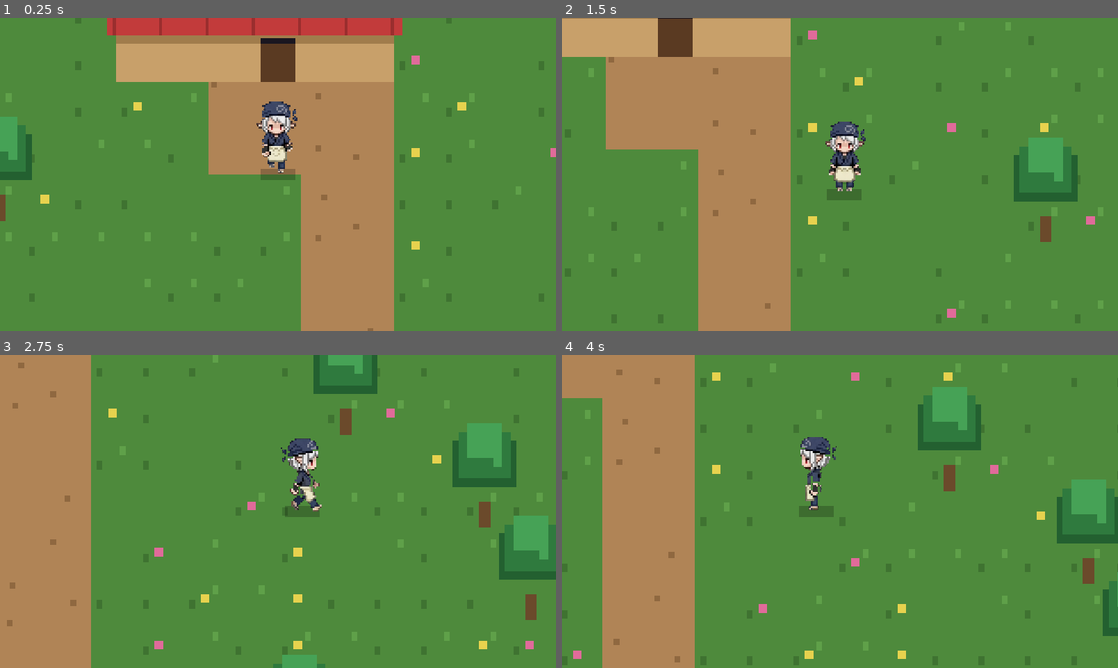
Above: before the commit, frames 1-4 (two rows, left to right).
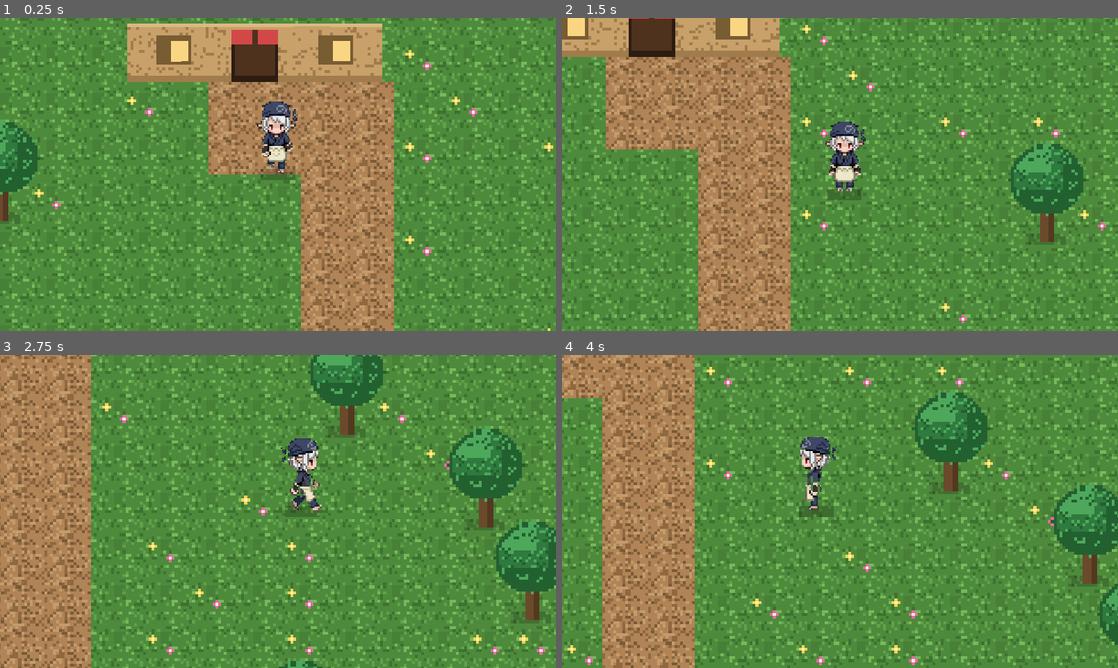
Above: after the commit, the same moments.

Repository: meloalright/ramen-ya
Game: Godot game, scene res://scenes/World.tscn
The game is run twice, just before and just after one commit, with the same random seed, the same clock (stepped at 60 frames per second) and the same inputs.
Inputs (mouse positions are in pixels of both pictures, inside the frame that each line leads up to):
- Up to frame 1 (0.25 s): no input
- Up to frame 2 (1.5 s): tap Enter at 0.5, 1.35 s; move the mouse to (962, 158) at 0.52 s; hold D 0.53-1.28 s; tap M at 0.6 s; click (962, 158) at 0.67 s; tap Space at 0.77 s; move the mouse to (728, 190) at 1.27 s; hold S from 1.28 s (still down)
- Up to frame 3 (2.75 s): tap Space at 1.52 s; move the mouse to (333, 442) at 2.02 s; release S at 2.03 s; hold D from 2.03 s (still down); tap R at 2.1 s
- Up to frame 4 (4 s): move the mouse to (812, 574) at 2.77 s; release D at 2.78 s; hold W 2.78-3.53 s; tap E at 2.85 s; click (812, 574) at 2.92 s; tap Space at 3.02, 3.77 s; move the mouse to (1006, 558) at 3.52 s; hold A from 3.53 s (still down); tap M at 3.6 s

The runs differ from the first frame. In frame 1, 18% of the frame differs, in the area x 0-100%, y 0-100%; in frame 2, 16%; in frame 3, 15%; in frame 4, 14%.

Commit message:
art: hand-pixeled tileset for the overworld
Generate an outdoor tileset (assets/world/*.png via generate.py) and
blit it in World.gd, matching the shop-interior art style:

- ground: textured grass, flowery grass, dirt path, sand, rippling water
- a leafy round tree sprite (replaces the stacked-rect canopy)
- a red hip-roof shop building sprite with lit windows + noren door;
  the らーめん signboard text is still drawn over the baked sign plate

All draws keep a procedural fallback if the assets are missing.

Co-Authored-By: Claude Opus 4.8 (1M context) <noreply@anthropic.com>

Diff:
--- a/scripts/World.gd
+++ b/scripts/World.gd
@@ -85,6 +85,9 @@
 var font: Font
 var hint_blink := 0.0
 
+# ---- generated overworld tileset (assets/world/*.png) --------------
+var wtex := {}
+
 # ---- click / touch to move -----------------------------------------
 var move_target := Vector2.ZERO
 var has_target := false
@@ -96,6 +99,7 @@
 	font = ThemeDB.fallback_font
 	if ResourceLoader.exists("res://assets/chef_sheet.png"):
 		chef_tex = load("res://assets/chef_sheet.png")
+	_load_world_tiles()
 	_build_map()
 	# spawn on the path just south of the shop door
 	if door_cell.x >= 0:
@@ -117,6 +121,13 @@
 	cam.limit_bottom = MAP_H * TILE
 	cam.position = player_pos
 	cam.reset_smoothing()
+
+
+func _load_world_tiles() -> void:
+	for key in ["grass", "grass2", "path", "sand", "water", "tree", "shop"]:
+		var p := "res://assets/world/%s.png" % key
+		if ResourceLoader.exists(p):
+			wtex[key] = load(p)
 
 
 # =====================================================================
@@ -407,6 +418,23 @@
 	var t: int = map[ty][tx]
 	var px := tx * TILE
 	var py := ty * TILE
+	var nm := "grass"
+	match t:
+		T_WATER: nm = "water"
+		T_PATH:  nm = "path"
+		T_SAND:  nm = "sand"
+		T_GRASS2: nm = "grass2"
+		_: nm = "grass"
+	if wtex.has(nm):
+		draw_texture_rect(wtex[nm], Rect2(px, py, TILE, TILE), false)
+	else:
+		_draw_ground_fallback(tx, ty)
+
+
+func _draw_ground_fallback(tx: int, ty: int) -> void:
+	var t: int = map[ty][tx]
+	var px := tx * TILE
+	var py := ty * TILE
 	var r := Rect2(px, py, TILE, TILE)
 	match t:
 		T_WATER:
@@ -436,13 +464,19 @@
 func _draw_tree(tx: int, ty: int) -> void:
 	var px := tx * TILE + TILE / 2.0
 	var base := ty * TILE + TILE
-	# trunk
+	if wtex.has("tree"):
+		var t: Texture2D = wtex["tree"]
+		var tw := t.get_width()
+		var th := t.get_height()
+		# soft shadow at the trunk base
+		draw_rect(Rect2(px - 7, base - 3, 14, 4), Color(0, 0, 0, 0.18))
+		draw_texture_rect(t, Rect2(px - tw / 2.0, base - th, tw, th), false)
+		return
+	# fallback: stacked blobs
 	draw_rect(Rect2(px - 2, base - 9, 4, 9), C_TRUNK)
-	# canopy (three stacked blobs reaching above the tile)
 	draw_rect(Rect2(px - 11, base - 30, 22, 16), C_LEAF_D)
 	draw_rect(Rect2(px - 9, base - 33, 18, 16), C_LEAF)
 	draw_rect(Rect2(px - 6, base - 36, 12, 12), C_LEAF_HI)
-	# tiny highlight specks
 	draw_rect(Rect2(px - 4, base - 30, 3, 3), C_LEAF_HI)
 	draw_rect(Rect2(px + 3, base - 24, 3, 3), C_LEAF_HI)
 
@@ -464,6 +498,14 @@
 func _draw_shop() -> void:
 	var tl := _shop_top_left()
 	if tl.x < 0:
+		return
+	if wtex.has("shop"):
+		var s: Texture2D = wtex["shop"]
+		var ox := tl.x * TILE
+		var oy := tl.y * TILE - 20            # sprite reserves 20px above the footprint
+		draw_texture_rect(s, Rect2(ox, oy, s.get_width(), s.get_height()), false)
+		# shop name on the signboard baked into the sprite
+		_wtext("らーめん", Vector2(ox + s.get_width() / 2.0, oy + 12), 8, C_WHITE, HORIZONTAL_ALIGNMENT_CENTER)
 		return
 	var w := 6
 	var h := 4
Binary file added: assets/world/grass.png
Not shown, added: assets/world/grass.png.import
Binary file added: assets/world/grass2.png
Not shown, added: assets/world/grass2.png.import
Binary file added: assets/world/path.png
Not shown, added: assets/world/path.png.import
Binary file added: assets/world/sand.png
Not shown, added: assets/world/sand.png.import
Binary file added: assets/world/shop.png
Not shown, added: assets/world/shop.png.import
Binary file added: assets/world/tree.png
Not shown, added: assets/world/tree.png.import
(and 3 more such lines)
